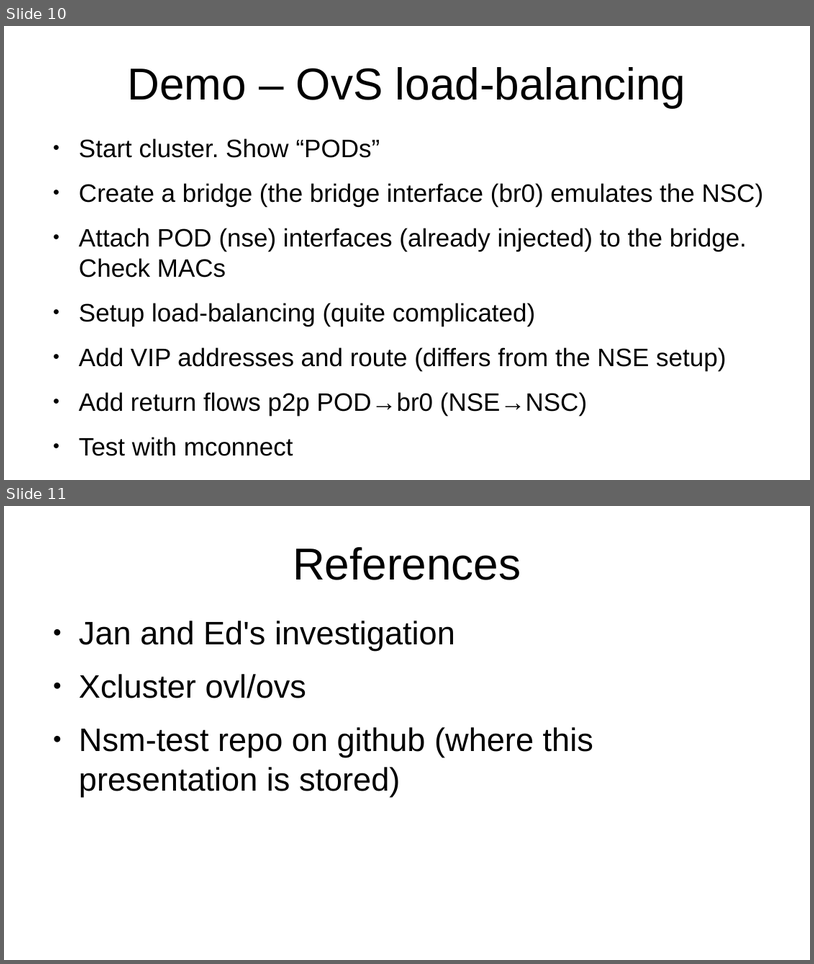
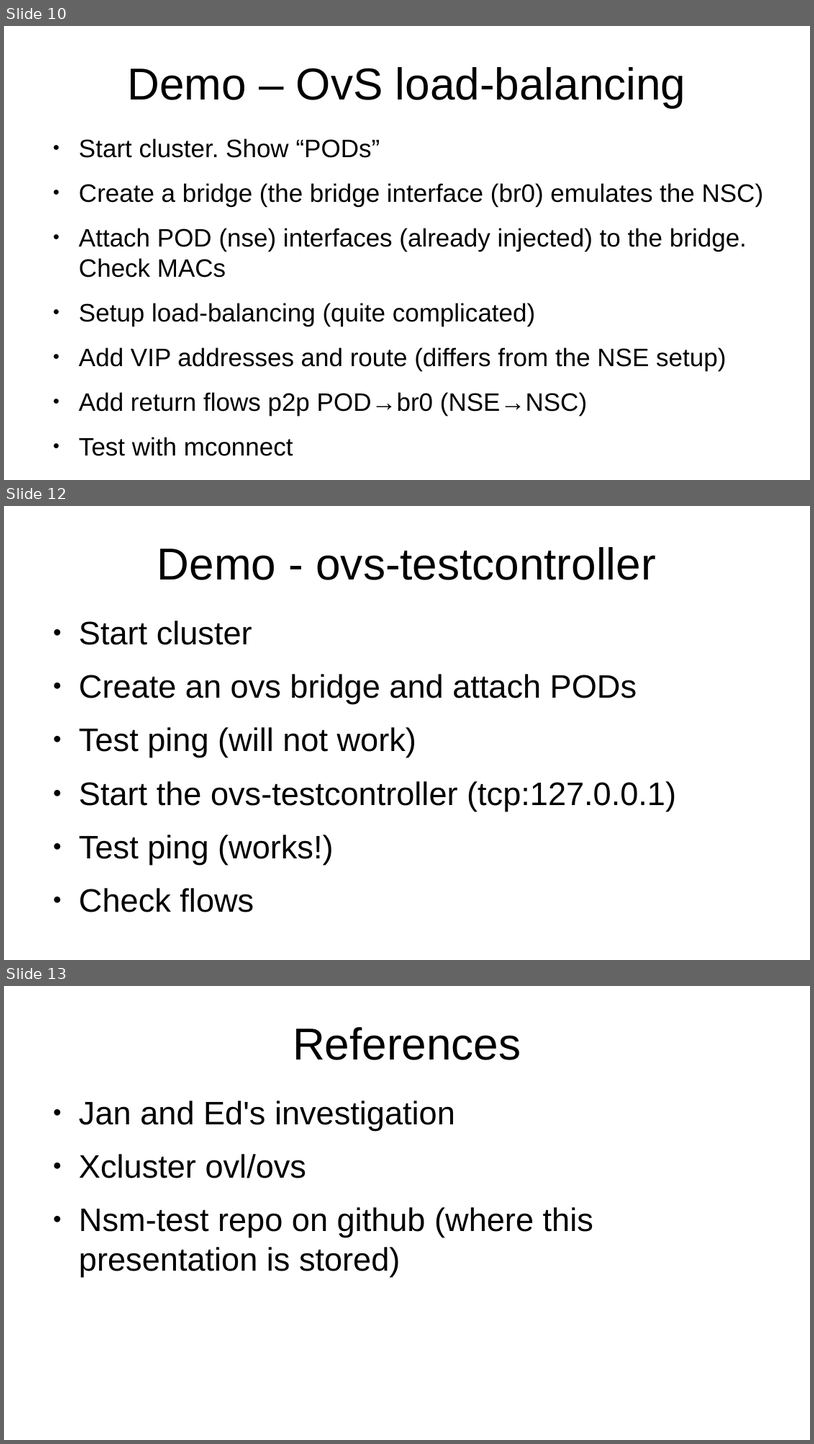
Before and after one commit to Nordix/nsm-test, a slide deck: doc/ovs-nsm-p2mp.odp. Shown one above the other, each under a label of ours: slides 10 and 11 before the commit, slides 10, 12 and 13 after it; the slides between them are not shown. The pictures are 814x964 and 814x1444 pixels, drawn with LibreOffice and Linux fonts; fonts in the diff are those of the drawing. Boxes give left, top, right and bottom in pixels: in the first picture for what was removed or moved away, otherwise in the second. Text is boxed around its words. In the diff, an @@ line names an element or a change of style, - is before the commit and + after.

Commit message:
Demo p2m2; added ovs-testcontroller example

```diff
--- a/doc/ovs-nsm-p2mp.odp
+++ b/doc/ovs-nsm-p2mp.odp
@@ slide 12 added at [4, 506, 810, 960], background #FFFFFF @@
@@ title added at [157, 547, 656, 580], 44 pt, text #000000 @@
+Demo - ovs-testcontroller
@@ text added at [79, 620, 676, 864], 32 pt, text #000000 @@
+● Start cluster
+● Create an ovs bridge and attach PODs
+● Test ping (will not work)
+● Start the ovs-testcontroller (tcp:127.0.0.1)
+● Test ping (works!)
+● Check flows
@@ what was slide 11 is now slide 13 @@
```
Also in this commit, not shown: 2 slides changed, 1 other slide added, 2 other files.
